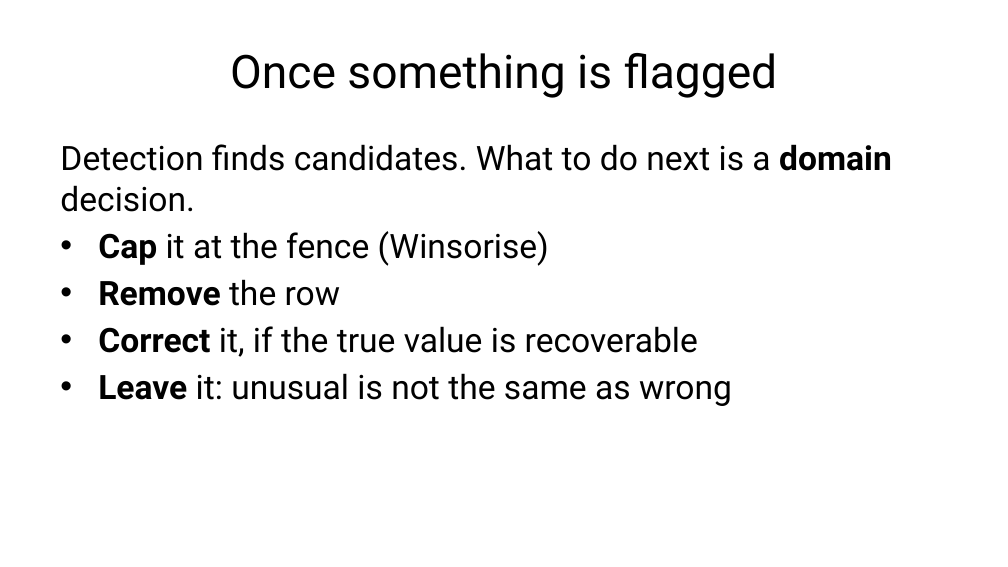
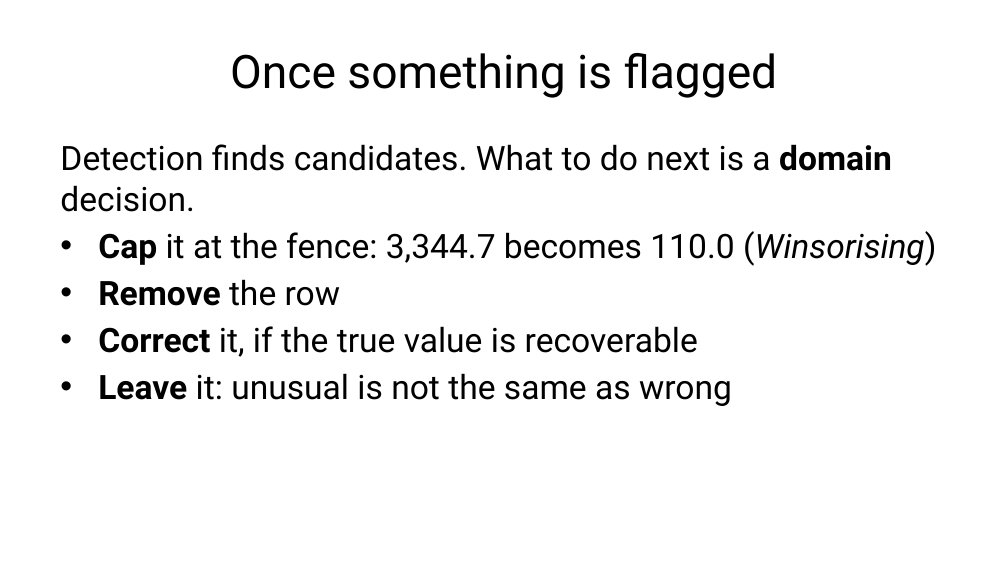
Before and after one commit to fabioantonini/technologies-for-artificial-intelligence, a slide deck: slide 21 of Lessons/02_data_exploration_and_preparation/Slides/data_exploration_and_preparation_slides.pptx (slide 20 before the commit). Drawn at 1008x567 pixels with LibreOffice and Linux fonts; fonts in the diff are those of the drawing; background and template pictures are left out. Boxes give left, top, right and bottom in pixels: in the first picture for what was removed or moved away, otherwise in the second. Text is boxed around its words. In the diff, an @@ line names an element or a change of style, - is before the commit and + after.

```diff
--- a/Lessons/02_data_exploration_and_preparation/Slides/data_exploration_and_preparation_slides.pptx
+++ b/Lessons/02_data_exploration_and_preparation/Slides/data_exploration_and_preparation_slides.pptx
@@ text at (98,231,937,266): text changed @@
-• Cap it at the fence (Winsorise)
+• Cap it at the fence: 3,344.7 becomes 110.0 (Winsorising)
```
Also in this commit, not shown: 8 other slides changed, 5 slides added, 2 slides removed, 15 other files.
